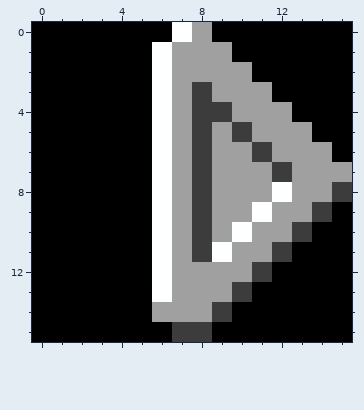
Pixel-art file -- art/sprite_tiles/menu_cursor.aseprite. The first picture shows the starting point.
16x16 pixels, 1 frame.
Once edited:
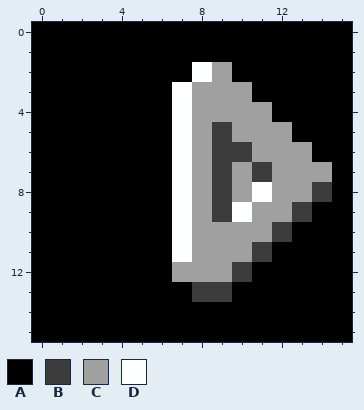
Palette (. is transparent): A #000000  B #3c3c3c  C #a0a0a0  D #feffff
What changed:
Colour B gives way to colour A in row 8 at x 15; in row 9 at x 14; in row 10 at x 13; in row 11 at x 12; in row 12 at x 11; in row 13 at x 10.
Colour B gives way to colour A in row 14 at x 9; in row 15 at x 7 to 8.
Colour C gives way to colour A in row 0 at x 8; in row 1 at x 7 to 9; in row 2 at x 7 and 10; in row 3 at x 11; in row 4 at x 12; in row 5 at x 13.
Colour C gives way to colour A in row 6 at x 14; in row 7 at x 15; in row 13 at x 7; in row 14 at x 6 to 8.
Colour D gives way to colour A in row 0 at x 7; in rows 1 to 13 at x 6.
Colour C gives way to colour B in row 5 at x 9; in row 6 at x 9 to 10; in row 7 at x 9 and 11; in row 8 at x 9 and 14; in row 9 at x 9 and 13; in row 10 at x 12.
Colour C gives way to colour B in row 11 at x 11; in row 12 at x 10; in row 13 at x 8 to 9.
Colour B gives way to colour C in row 3 at x 8; in row 4 at x 8 to 9; in row 5 at x 8 and 10; in row 6 at x 8 and 11; in row 7 at x 8 and 12; in rows 8 to 11 at x 8.
Colour D gives way to colour C in row 8 at x 12; in row 9 at x 11; in row 10 at x 10; in row 11 at x 9.
Colour C gives way to colour D in row 2 at x 8; in rows 3 to 7 at x 7; in row 8 at x 7 and 11; in row 9 at x 7 and 10; in rows 10 to 11 at x 7.
